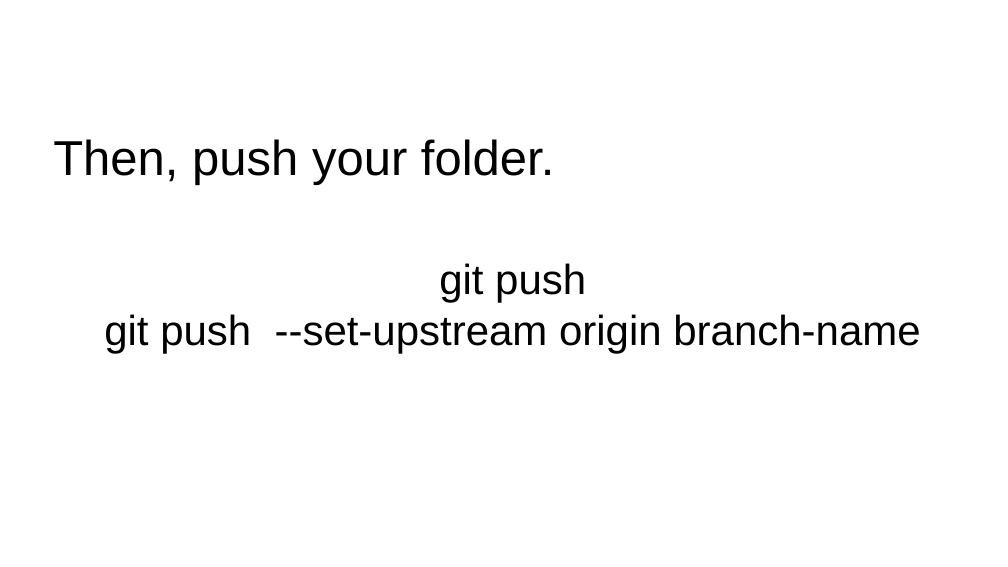
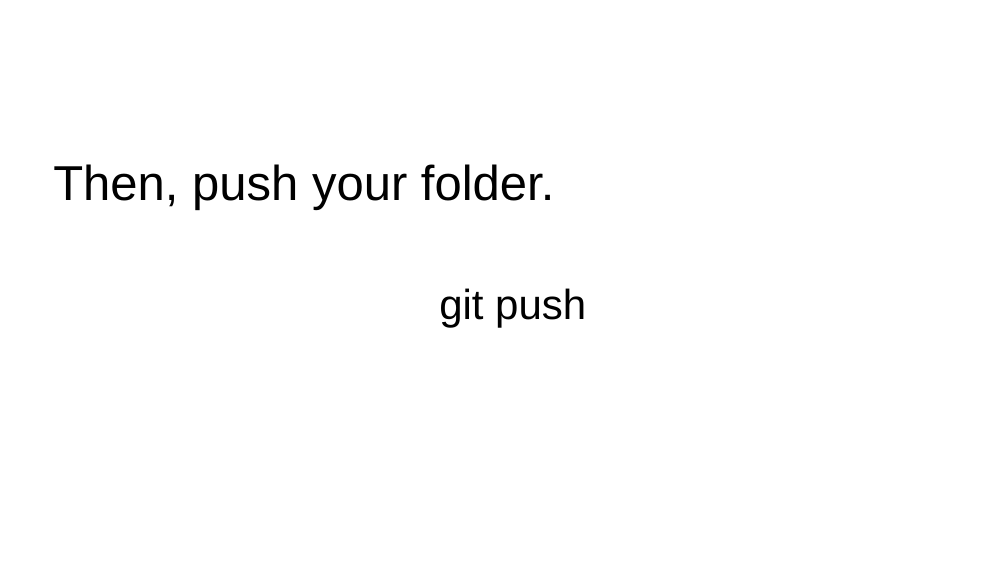
Before and after one commit to codemary/stormstudents, a slide deck: slide 16 of course_material/git.pptx (slide 15 before the commit). Drawn at 1008x567 pixels with LibreOffice and Linux fonts; fonts in the diff are those of the drawing. Boxes give left, top, right and bottom in pixels: in the first picture for what was removed or moved away, otherwise in the second. Text is boxed around its words. In the diff, an @@ line names an element or a change of style, - is before the commit and + after.

```diff
--- a/course_material/git.pptx
+++ b/course_material/git.pptx
@@ title "Then, push your folder.": place and size @@
-title "Then, push your folder." at <box>53,139,920,353</box>
+title "Then, push your folder." at <box>53,164,586,328</box>
@@ title at <box>104,314,920,353</box>: paragraph removed @@
-git push --set-upstream origin branch-name
```
Also in this commit, not shown: 5 other slides changed, 6 slides added, 5 slides removed.
